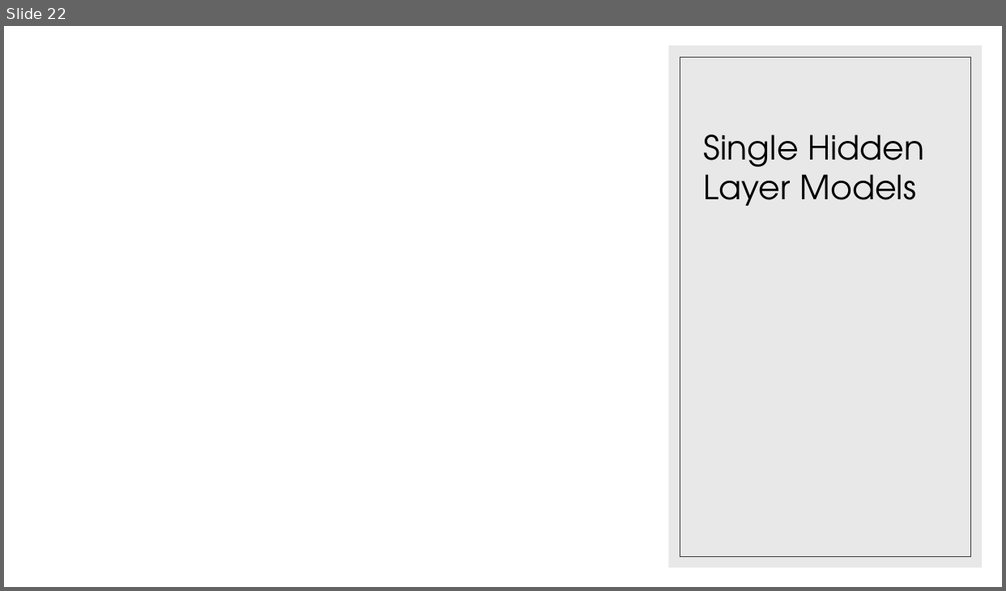
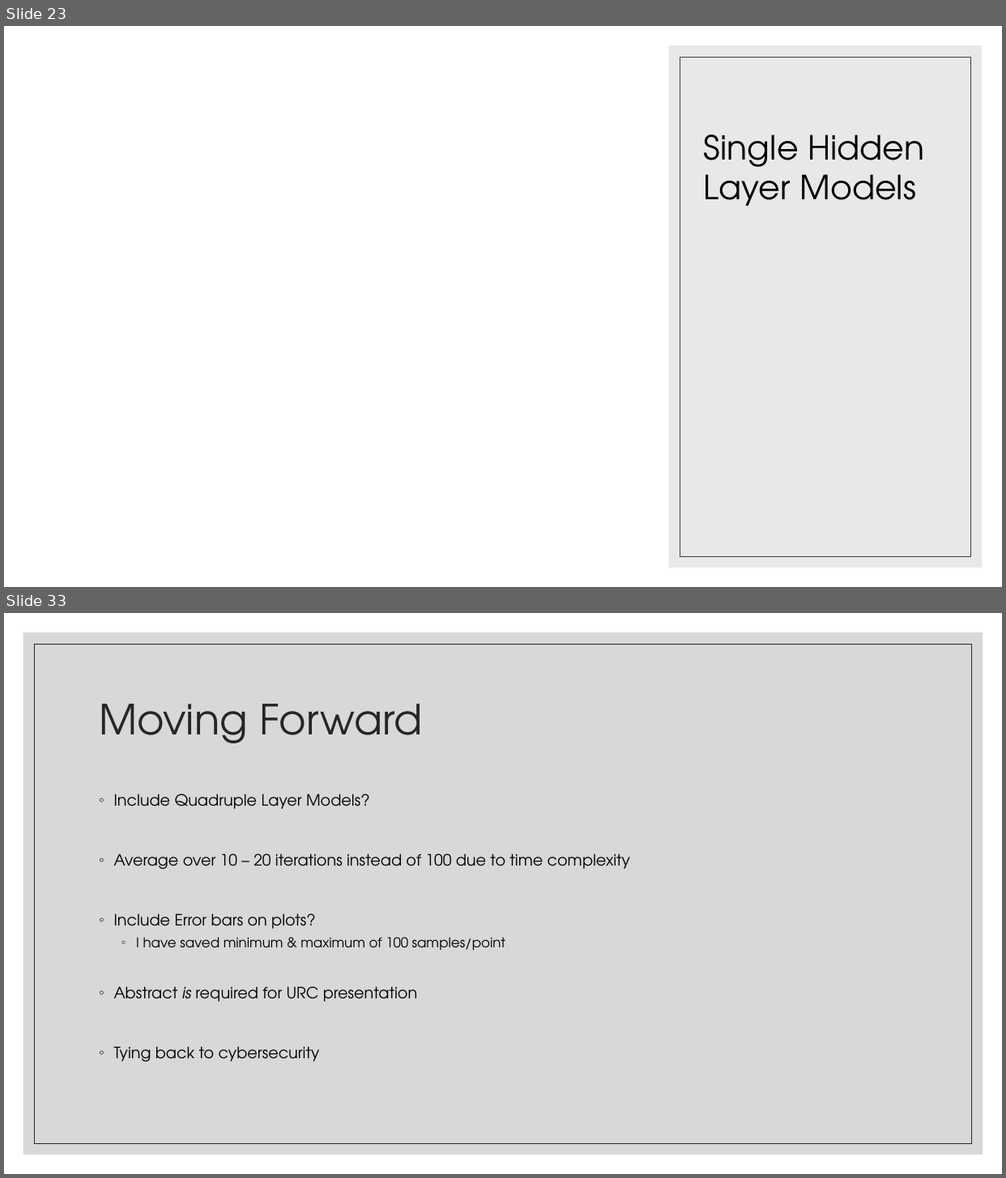
Before and after one commit to landonbuell/Convolutional-Neural-Networks, a slide deck: Presentations/14_04_2020/Modeling Attack Functions.pptx. Shown one above the other, each under a label of ours: slide 22 before the commit, slides 23 and 33 after it; the slides between them are not shown. The pictures are 1006x591 and 1006x1178 pixels, drawn with LibreOffice and Linux fonts; fonts in the diff are those of the drawing; grey boxes stand for pictures. Boxes give left, top, right and bottom in pixels: in the first picture for what was removed or moved away, otherwise in the second. Text is boxed around its words. In the diff, an @@ line names an element or a change of style, - is before the commit and + after.

```diff
--- a/Presentations/14_04_2020/Modeling Attack Functions.pptx
+++ b/Presentations/14_04_2020/Modeling Attack Functions.pptx
@@ slide 33 added at [4, 613, 1002, 1174], background #FFFFFF @@
@@ rectangle added at [23, 632, 983, 1155], fill #BFBFBF at 60% opacity @@
@@ rectangle added at [35, 644, 972, 1144], outline #262626 0.5 pt @@
@@ title added at [99, 704, 422, 743], 40 pt, text #262626 @@
+Moving Forward
@@ text added at [114, 794, 630, 1062], 15 pt, text #000000 @@
+◦ Include Quadruple Layer Models?
+◦ Average over 10 – 20 iterations instead of 100 due to time complexity
+◦ Include Error bars on plots?
+  ◦ I have saved minimum & maximum of 100 samples/point
+◦ Abstract is required for URC presentation
+◦ Tying back to cybersecurity
@@ what was slide 22 is now slide 23 @@
```
Also in this commit, not shown: 6 slides changed, 9 other slides added, 11 other files.
